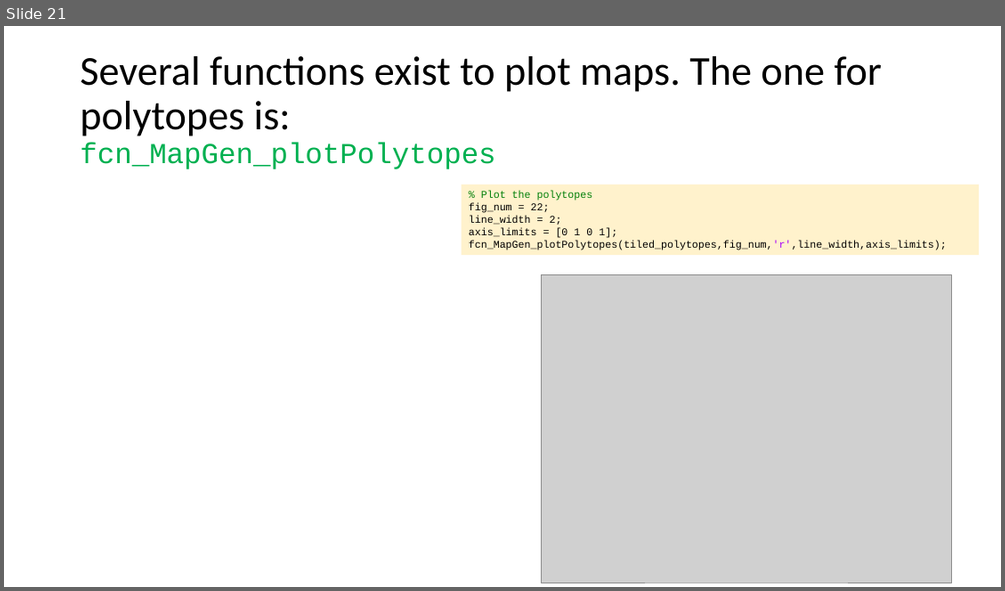
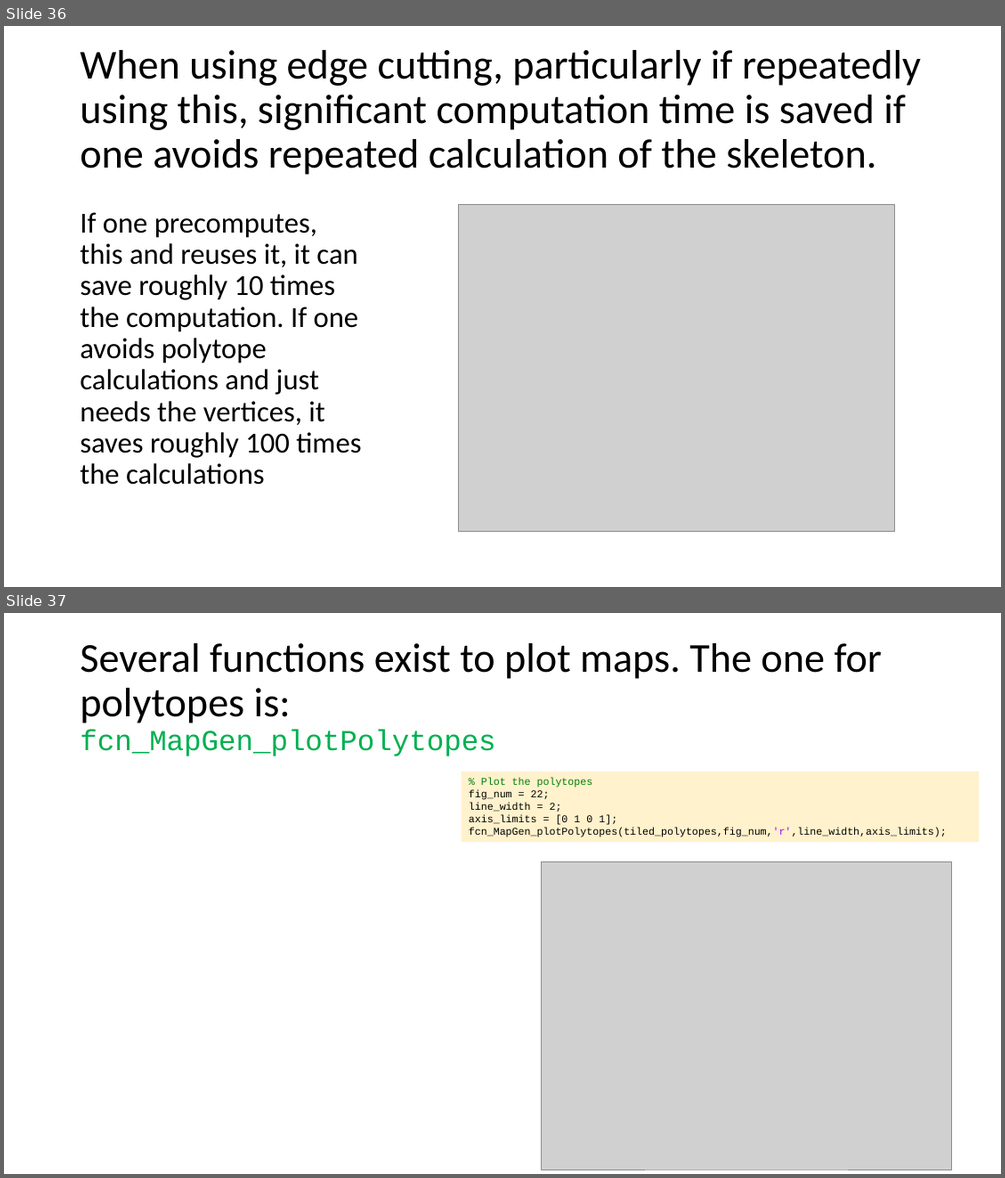
Before and after one commit to ivsg-psu/PathPlanning_MapTools_MapGenClassLibrary, a slide deck: Documents/MapGenClassLibrary.pptx. Shown one above the other, each under a label of ours: slide 21 before the commit, slides 36 and 37 after it. The pictures are 1005x591 and 1005x1178 pixels, drawn with LibreOffice and Linux fonts; fonts in the diff are those of the drawing; grey boxes stand for pictures. Boxes give left, top, right and bottom in pixels: in the first picture for what was removed or moved away, otherwise in the second. Text is boxed around its words. In the diff, an @@ line names an element or a change of style, - is before the commit and + after.

Commit message:
FIX: found and fixed several bugs in the edge shrinking, and updated the documentation for the changes. Bugs were in area calculation of CentroidAndArea, and several other functions related to shrinking from edges.

```diff
--- a/Documents/MapGenClassLibrary.pptx
+++ b/Documents/MapGenClassLibrary.pptx
@@ slide 36 added at box(4, 26, 1001, 587), background #FFFFFF @@
@@ title added at box(80, 50, 921, 175), 39.6 pt, text #000000 @@
+When using edge cutting, particularly if repeatedly using this, significant computation time is saved if one avoids repeated calculation of the skeleton.
@@ text added at box(80, 212, 361, 484), 28 pt, text #000000 @@
+If one precomputes, this and reuses it, it can save roughly 10 times the computation. If one avoids polytope calculations and just needs the vertices, it saves roughly 100 times the calculations
@@ picture added at box(459, 204, 895, 532) @@
@@ what was slide 21 is now slide 37 @@
```
Also in this commit, not shown: 15 other slides added, 6 other files.
